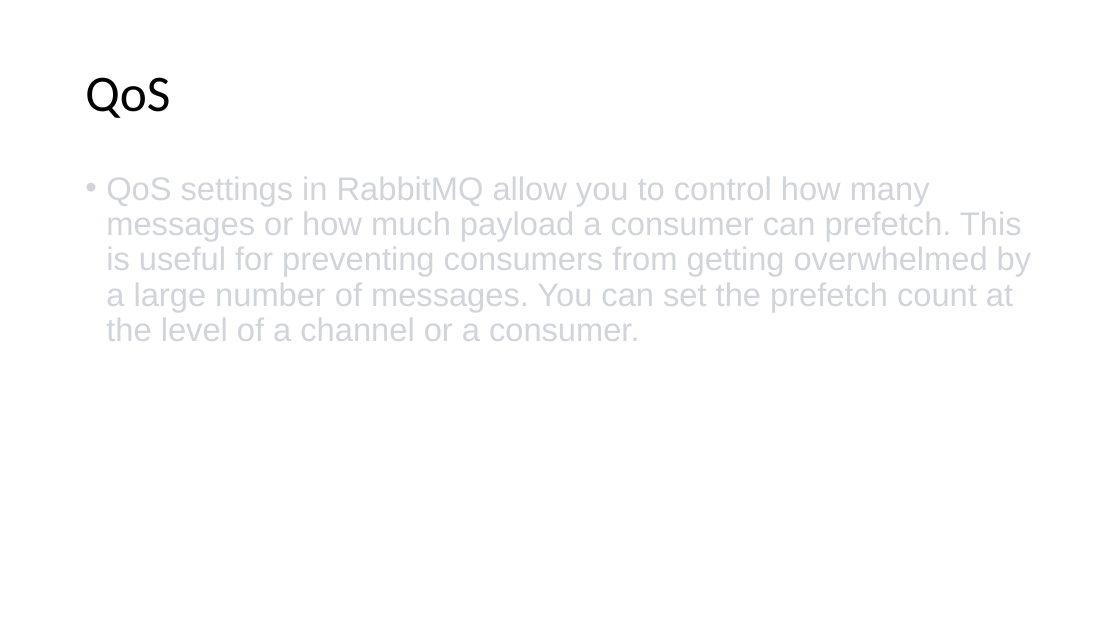
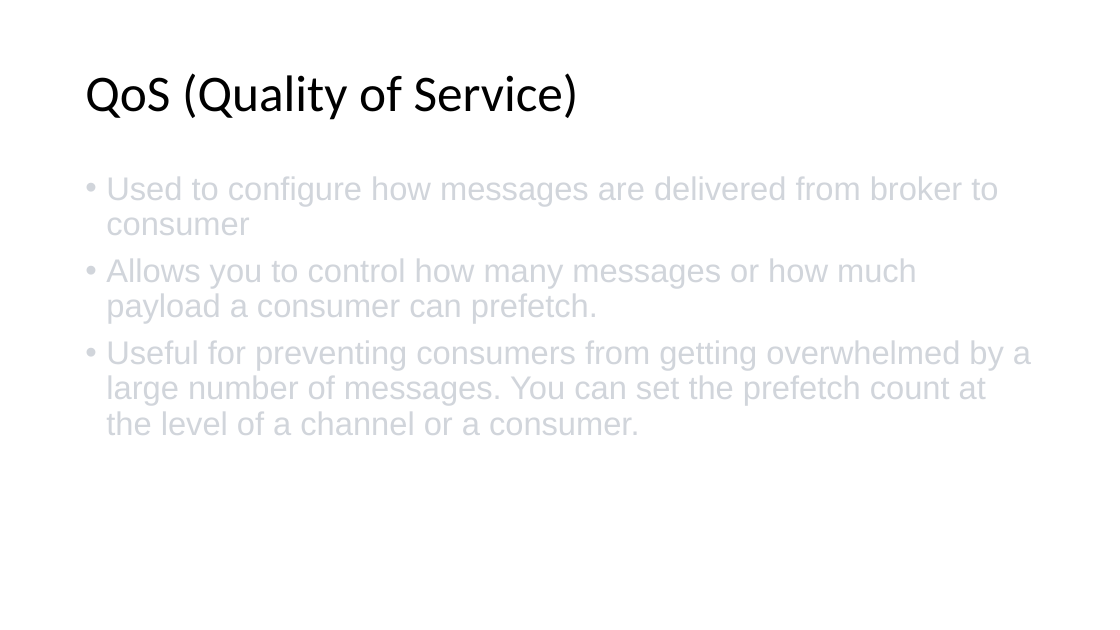
Before and after one commit to roblappcoupa/rabbitmq-presentation, a slide deck: slide 20 of Docs/RabbitMQ.pptx. Drawn at 1120x630 pixels with LibreOffice and Linux fonts; fonts in the diff are those of the drawing. Boxes give left, top, right and bottom in pixels: in the first picture for what was removed or moved away, otherwise in the second. Text is boxed around its words. In the diff, an @@ line names an element or a change of style, - is before the commit and + after.

```diff
--- a/Docs/RabbitMQ.pptx
+++ b/Docs/RabbitMQ.pptx
@@ title at [85,73,579,120]: text changed @@
-QoS
+QoS (Quality of Service)
@@ text at [106,177,1031,435]: text changed @@
-• QoS settings in RabbitMQ allow you to control how many messages or how much payload a consumer can prefetch. This is useful for preventing consumers from getting overwhelmed by a large number of messages. You can set the prefetch count at the level of a channel or a consumer.
+• Used to configure how messages are delivered from broker to consumer
+• Allows you to control how many messages or how much payload a consumer can prefetch.
+• Useful for preventing consumers from getting overwhelmed by a large number of messages. You can set the prefetch count at the level of a channel or a consumer.
```
Also in this commit, not shown: 2 other slides changed, 1 slide added, 2 other files.
